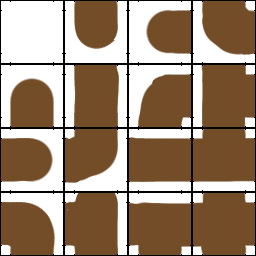
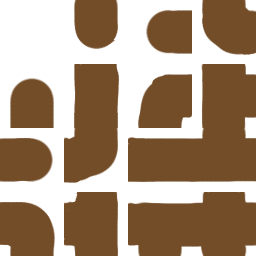
The second 256x256 image is a revision of the first. Changes to its layers:
hid "zones", painted on it over [0, 0, 256, 256]
renamed "Copie de maze" to "maze", painted on it over [0, 0, 256, 256]
